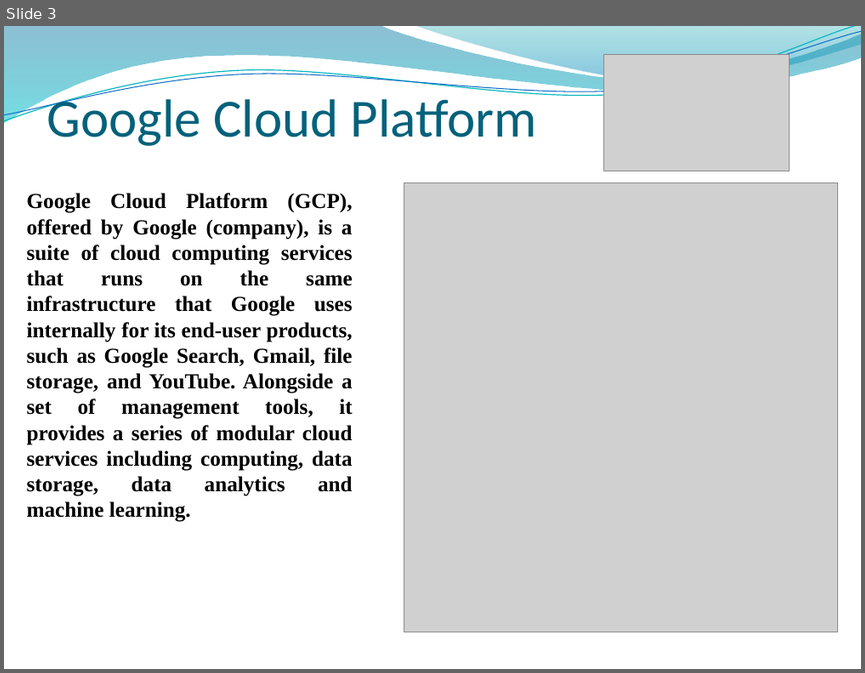
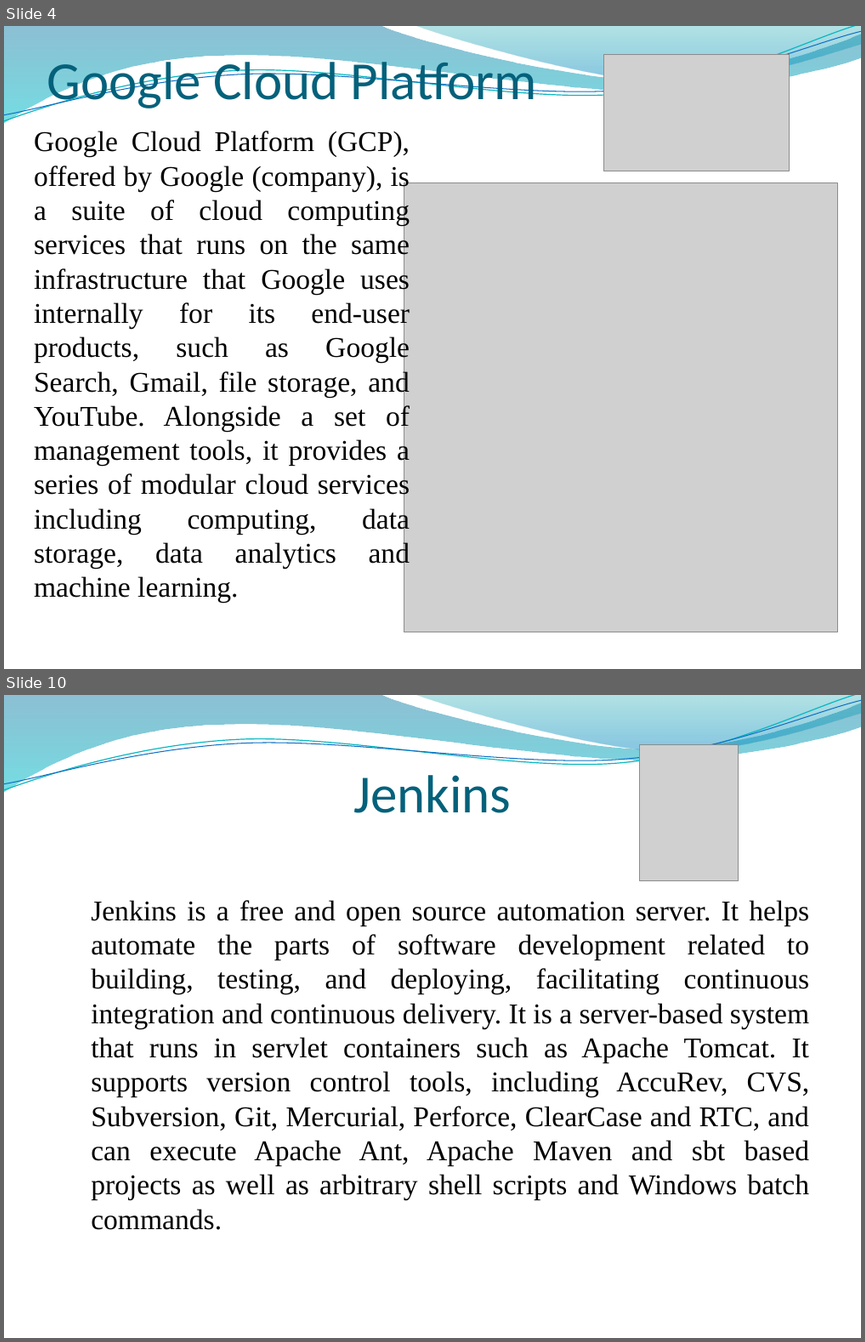
Before and after one commit to KozakAG/myProject, a slide deck: Andrii Kozak Final Task.pptx. Shown one above the other, each under a label of ours: slide 3 before the commit, slides 4 and 10 after it; the slides between them are not shown. The pictures are 865x673 and 865x1342 pixels, drawn with LibreOffice and Linux fonts; fonts in the diff are those of the drawing; grey boxes stand for pictures; background and template pictures are left out. Boxes give left, top, right and bottom in pixels: in the first picture for what was removed or moved away, otherwise in the second. Text is boxed around its words. In the diff, an @@ line names an element or a change of style, - is before the commit and + after.

```diff
--- a/Andrii Kozak Final Task.pptx
+++ b/Andrii Kozak Final Task.pptx
@@ slide 10 added at <box>4,695,861,1338</box>, background picture (left out); not listed: 4 template elements that a slide beside it also shows @@
@@ picture added at <box>640,744,738,880</box> @@
@@ title added at <box>353,775,511,813</box>, 45 pt, text #04617B @@
+Jenkins
@@ text added at <box>91,900,810,1230</box>, 24 pt, text #000000 @@
+Jenkins is a free and open source automation server. It helps automate the parts of software development related to building, testing, and deploying, facilitating continuous integration and continuous delivery. It is a server-based system that runs in servlet containers such as Apache Tomcat. It supports version control tools, including AccuRev, CVS, Subversion, Git, Mercurial, Perforce, ClearCase and RTC, and can execute Apache Ant, Apache Maven and sbt based projects as well as arbitrary shell scripts and Windows batch commands.
@@ what was slide 3 is now slide 4 @@
@@ slide 4 changed as well @@
@@ title "Google Cloud Platform" rewrapped from <box>46,91,537,146</box> to <box>46,54,537,112</box> @@
@@ text "Google Cloud Platform (GCP), offered ...": place and size @@
-text "Google Cloud Platform (GCP), offered ..." at <box>27,193,352,522</box>
+text "Google Cloud Platform (GCP), offered ..." at <box>34,131,410,602</box>
@@ text "Google Cloud Platform (GCP), offered ..." at <box>34,131,410,602</box>: size 18 to 24 pt, bold off @@
```
Also in this commit, not shown: 2 other slides changed, 15 other slides added, 55 other files.
